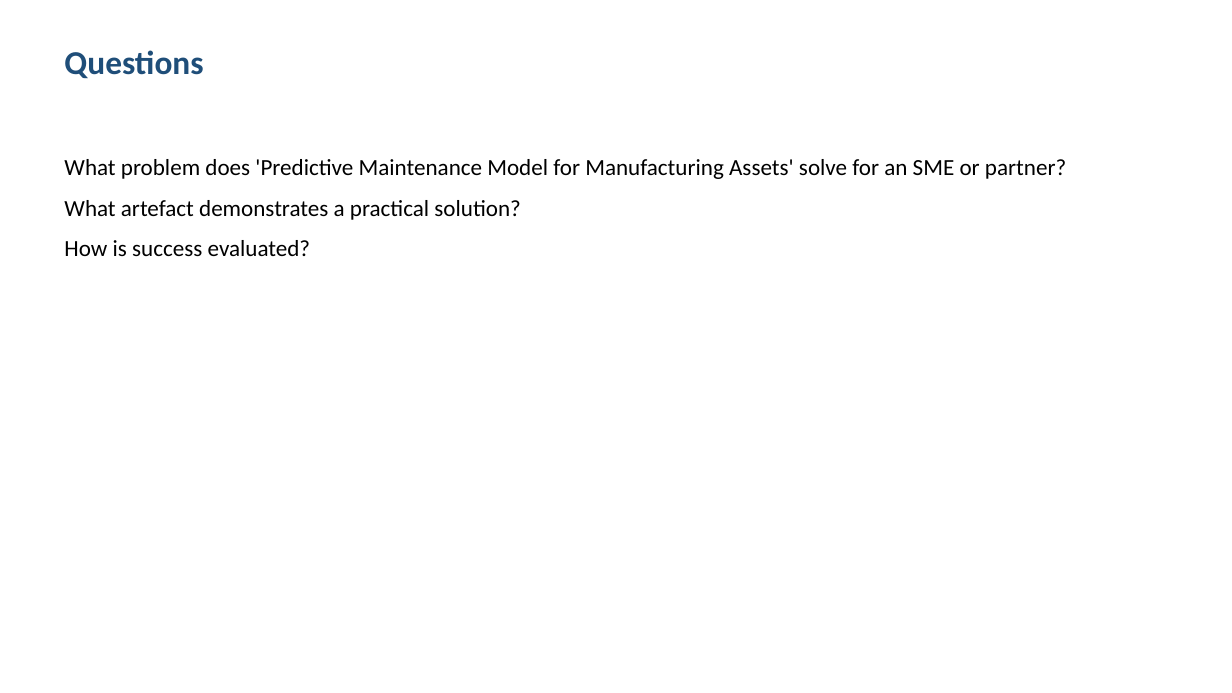
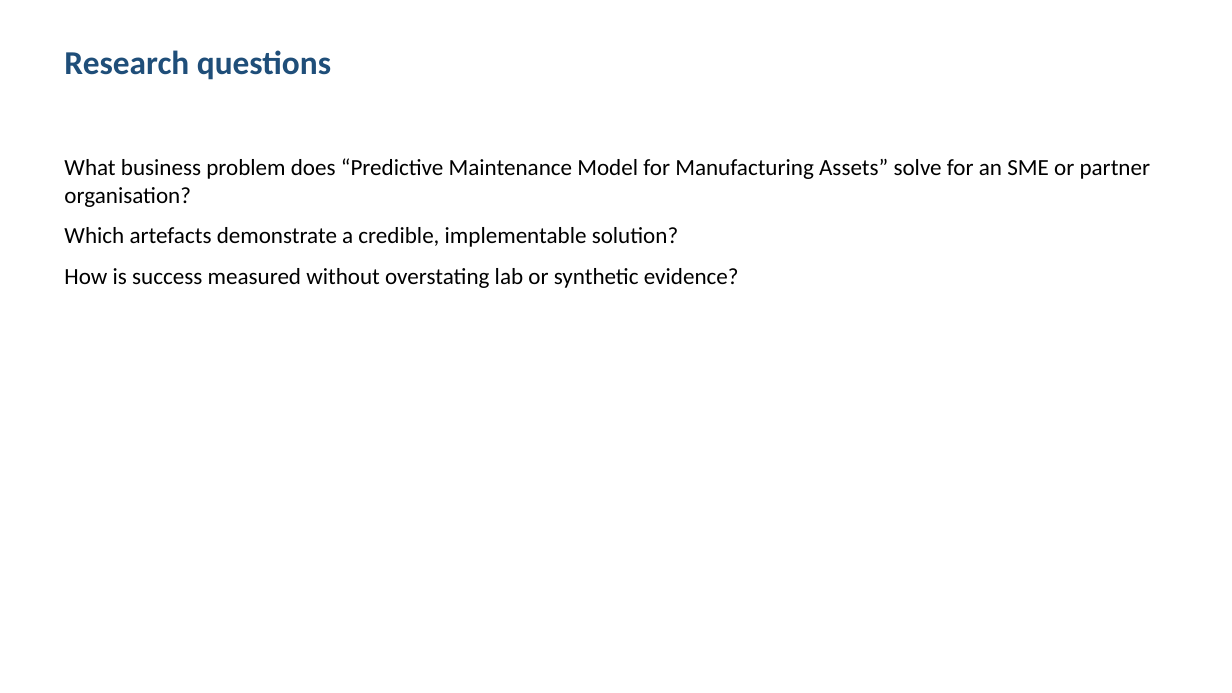
Before and after one commit to shohrabniaz/predictive-maintenance-model-for-manufacturing-assets, a slide deck: slide 2 of Final_Submission/02_Presentation.pptx. Drawn at 1232x693 pixels with LibreOffice and Linux fonts; fonts in the diff are those of the drawing. Boxes give left, top, right and bottom in pixels: in the first picture for what was removed or moved away, otherwise in the second. Text is boxed around its words. In the diff, an @@ line names an element or a change of style, - is before the commit and + after.

```diff
--- a/Final_Submission/02_Presentation.pptx
+++ b/Final_Submission/02_Presentation.pptx
@@ text at [64, 50, 331, 80]: text changed @@
-Questions
+Research questions
@@ text at [64, 158, 1151, 288]: text changed @@
-What problem does 'Predictive Maintenance Model for Manufacturing Assets' solve for an SME or partner?
-What artefact demonstrates a practical solution?
-How is success evaluated?
+What business problem does “Predictive Maintenance Model for Manufacturing Assets” solve for an SME or partner organisation?
+Which artefacts demonstrate a credible, implementable solution?
+How is success measured without overstating lab or synthetic evidence?
```
Also in this commit, not shown: 3 other slides changed, 12 other files.
